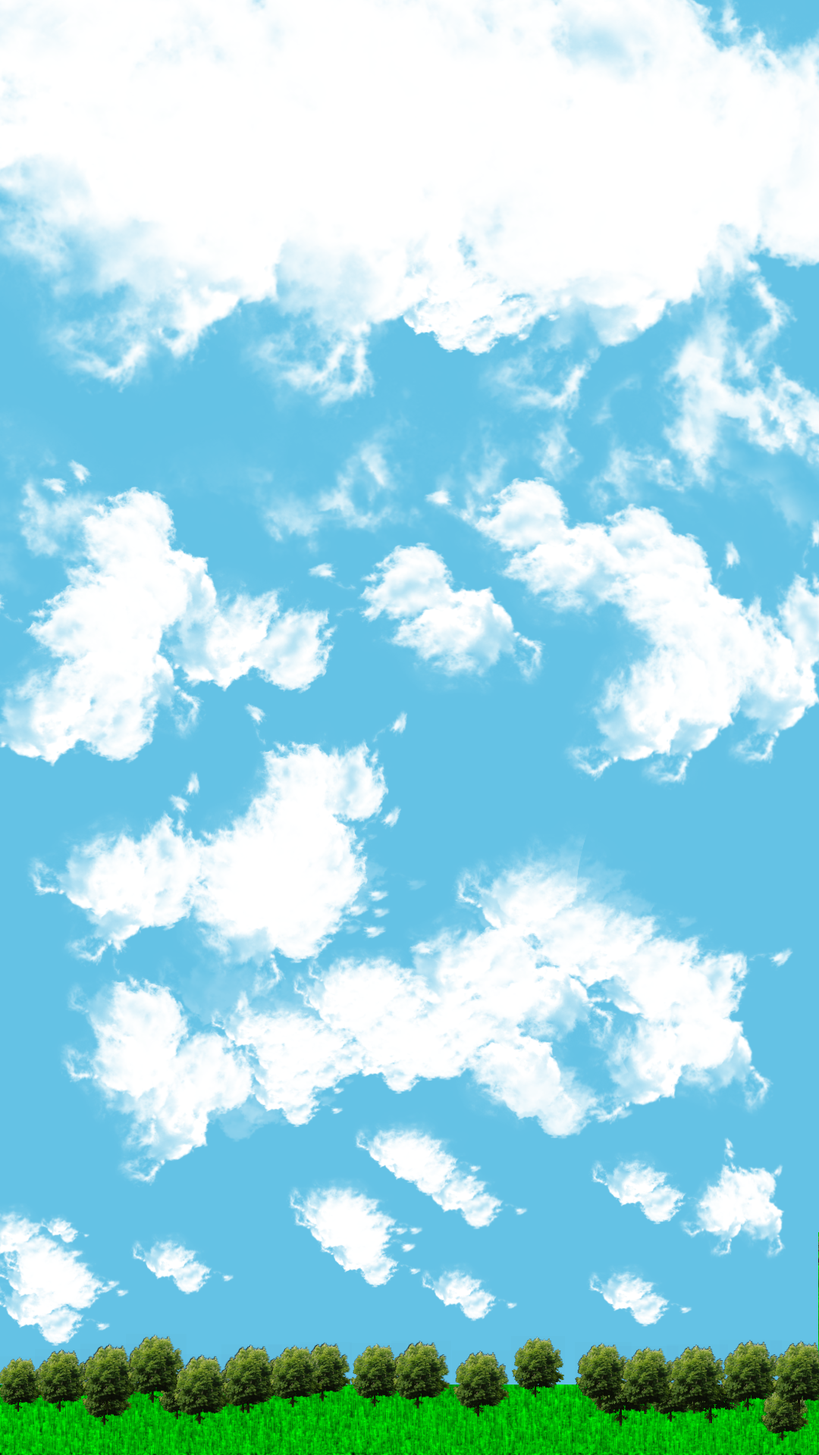
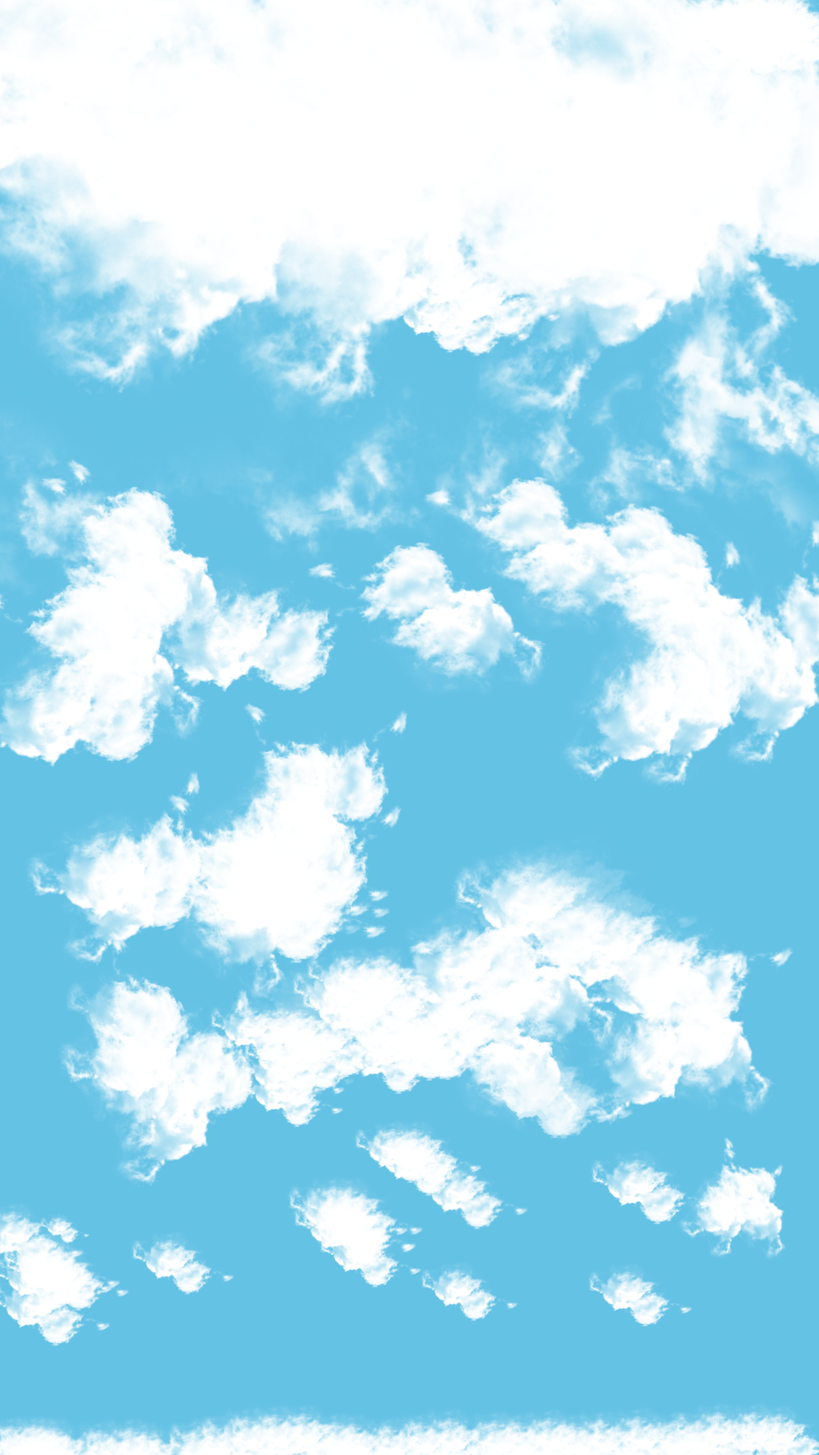
Before/after of a 819 × 1455 layered artwork. What changed in the layer stack:
hid "Grass" over [0, 819, 819, 1455]
painted on "Clouds" over [0, 0, 819, 1455]
